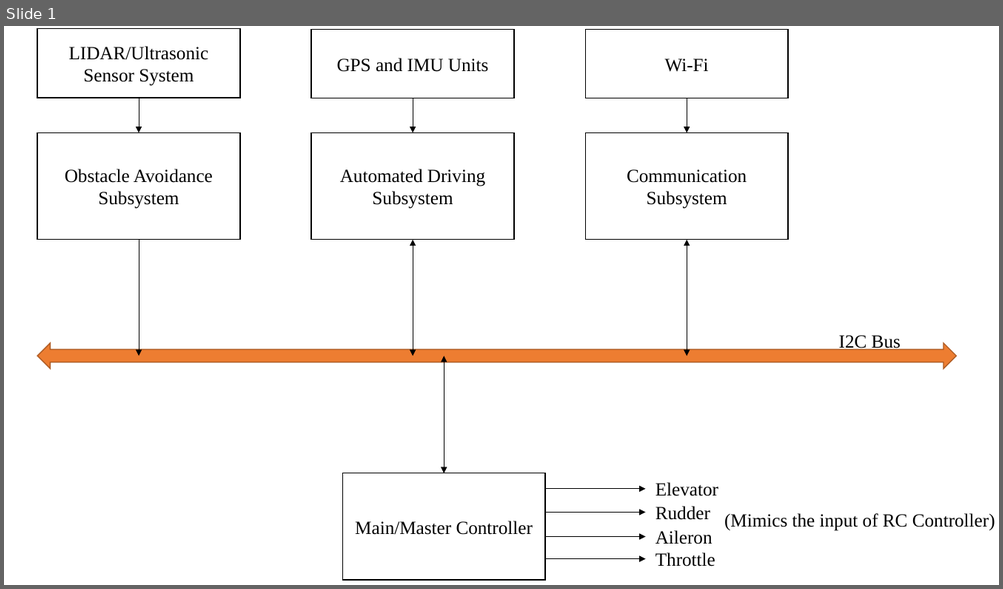
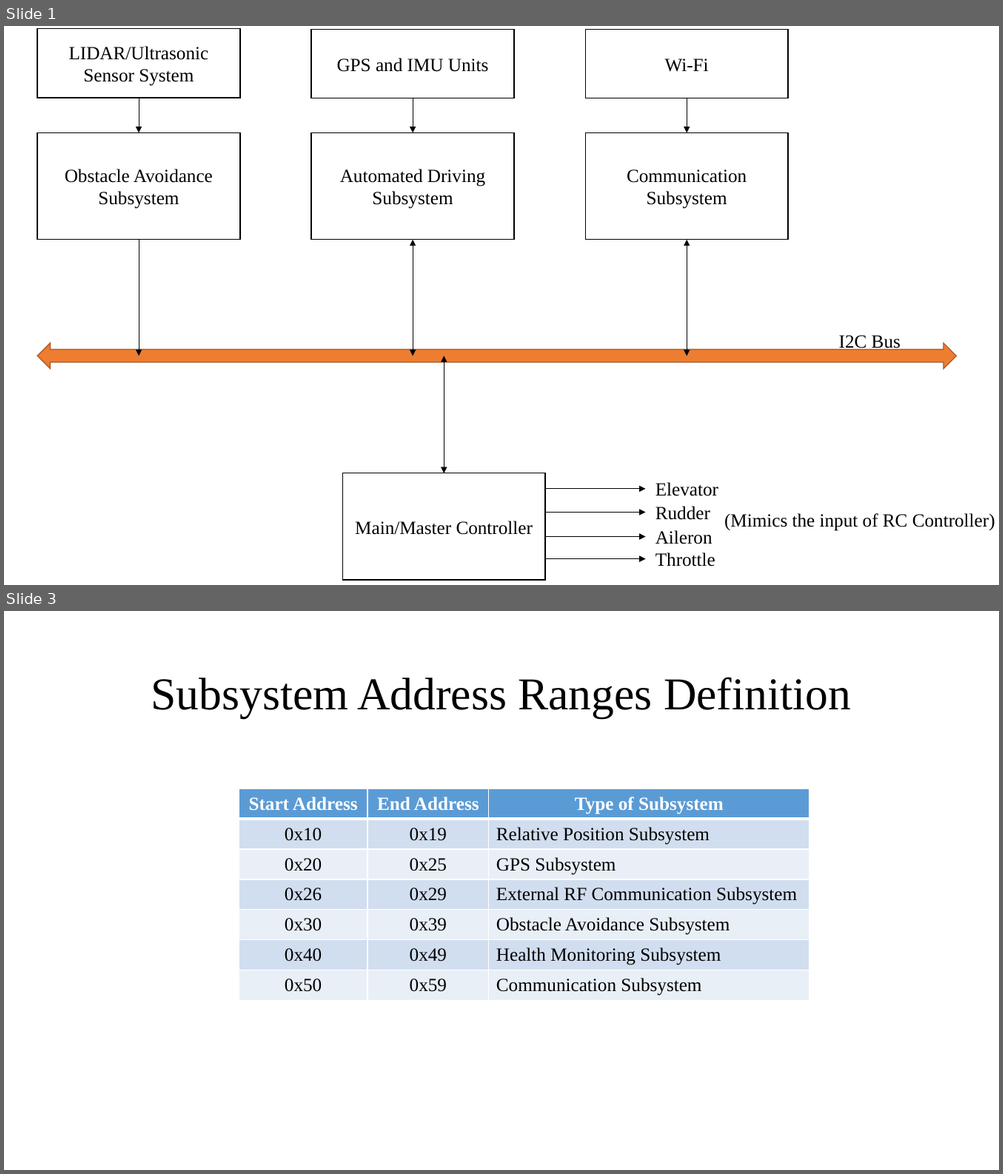
Before and after one commit to jeevaraam/AutoDrone, a slide deck: Documentation/Blocks.pptx. Shown one above the other, each under a label of ours: slide 1 before the commit, slides 1 and 3 after it; the slides between them are not shown. The pictures are 1003x589 and 1003x1174 pixels, drawn with LibreOffice and Linux fonts; fonts in the diff are those of the drawing. Boxes give left, top, right and bottom in pixels: in the first picture for what was removed or moved away, otherwise in the second. Text is boxed around its words. In the diff, an @@ line names an element or a change of style, - is before the commit and + after.

Commit message:
Subsystem Implementation Blocks and Register Structure

```diff
--- a/Documentation/Blocks.pptx
+++ b/Documentation/Blocks.pptx
@@ slide 3 added at (x1=4, y1=611, x2=999, y2=1170), background #FFFFFF @@
@@ title added at (x1=151, y1=677, x2=851, y2=718), 44 pt, text #000000 @@
+Subsystem Address Ranges Definition
@@ table added at (x1=239, y1=789, x2=810, y2=1000), 7 rows, 3 columns @@
+Start Address | End Address | Type of Subsystem
+0x10 | 0x19 | Relative Position Subsystem
+0x20 | 0x25 | GPS Subsystem
+0x26 | 0x29 | External RF Communication Subsystem
+0x30 | 0x39 | Obstacle Avoidance Subsystem
+0x40 | 0x49 | Health Monitoring Subsystem
+0x50 | 0x59 | Communication Subsystem
```
Also in this commit, not shown: 6 other slides added, 1 other file.
